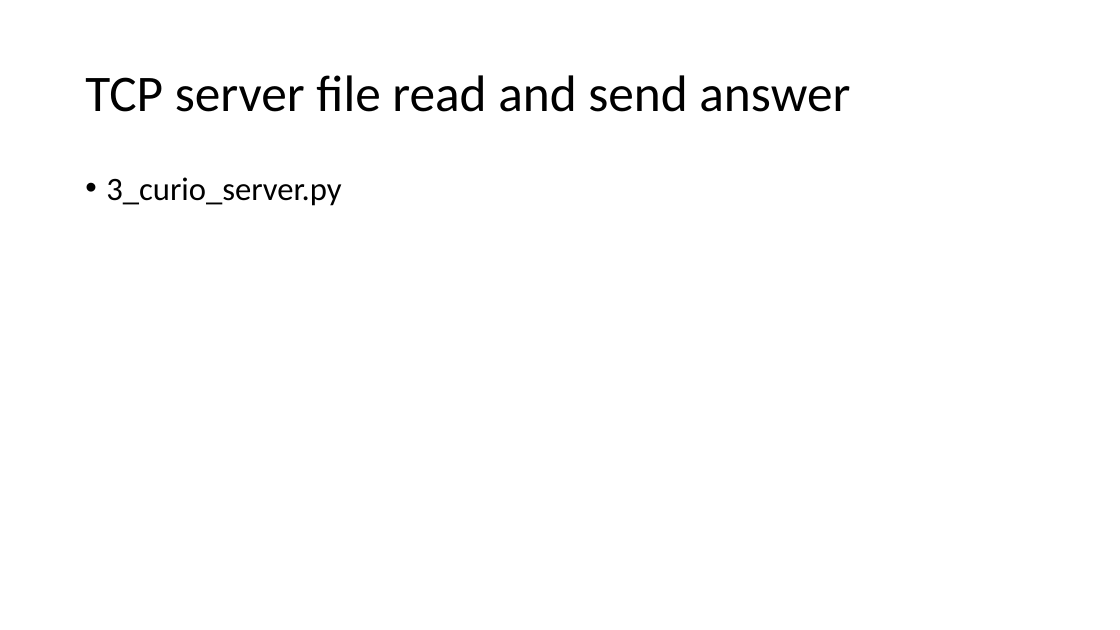
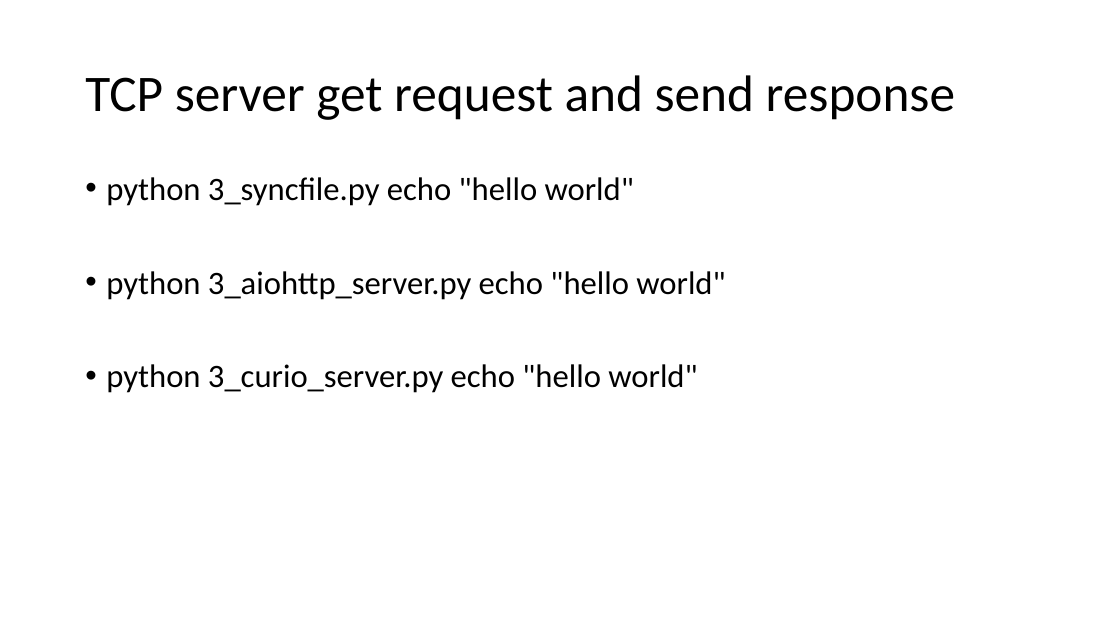
Before and after one commit to dhruba13/Django-Admin-Tricks, a slide deck: slide 11 of curio_async/docs/Asyncio_in_alternative_reality.pptx. Drawn at 1120x630 pixels with LibreOffice and Linux fonts; fonts in the diff are those of the drawing. Boxes give left, top, right and bottom in pixels: in the first picture for what was removed or moved away, otherwise in the second. Text is boxed around its words. In the diff, an @@ line names an element or a change of style, - is before the commit and + after.

Commit message:
update 3 parth - servers

```diff
--- a/curio_async/docs/Asyncio_in_alternative_reality.pptx
+++ b/curio_async/docs/Asyncio_in_alternative_reality.pptx
@@ title at <box>85,75,955,120</box>: text changed @@
-TCP server file read and send answer
+TCP server get request and send response
@@ text at <box>106,177,725,393</box>: text changed @@
-• 3_curio_server.py
+• python 3_syncfile.py echo "hello world"
+• python 3_aiohttp_server.py echo "hello world"
+• python 3_curio_server.py echo "hello world"
```
Also in this commit, not shown: 1 slide added, 1 other file.
